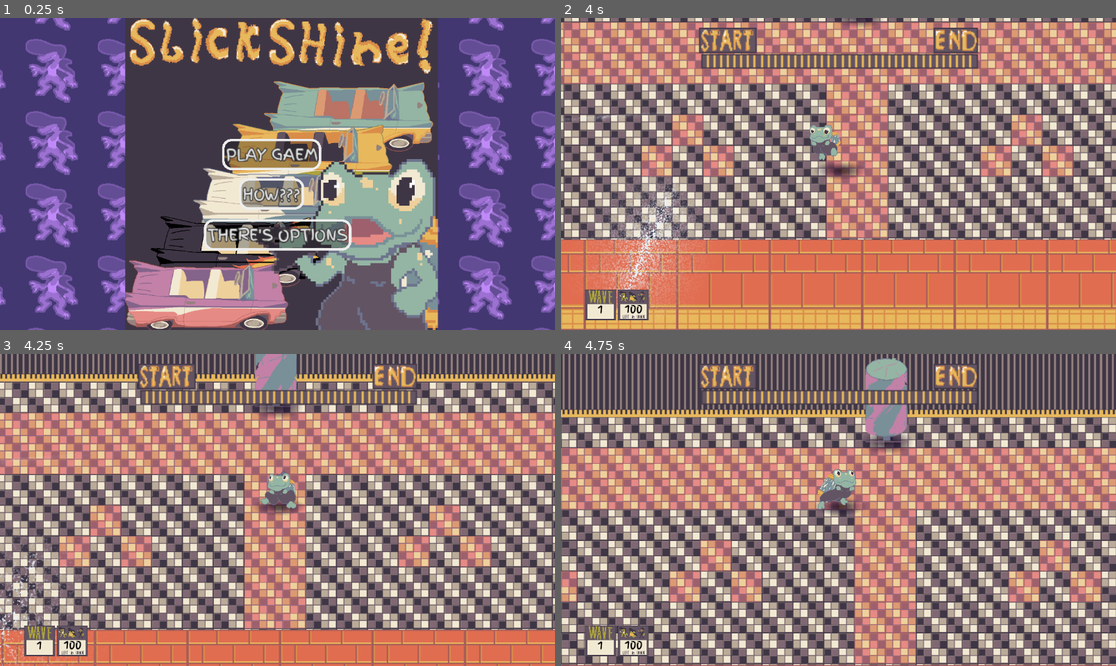
Above: before the commit, frames 1-4 (two rows, left to right).
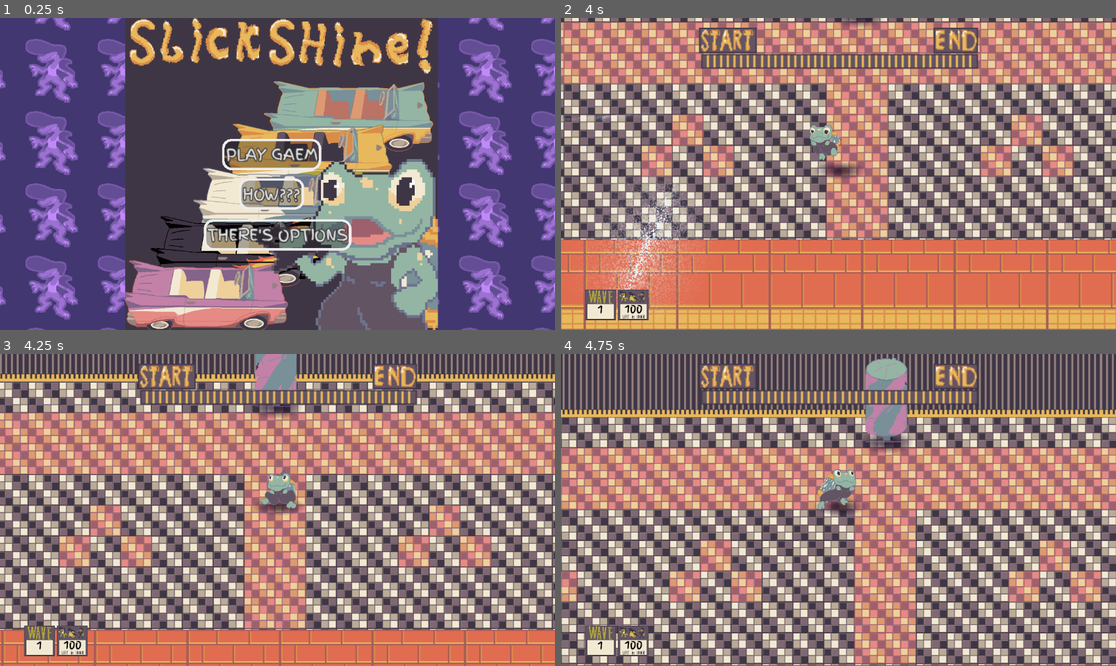
Above: after the commit, the same moments.

Repository: klynicol/crimson_year
Game: Godot game, scene res://scenes/game.tscn
Two runs of this game, one before a commit and one after it. Both use one fixed random seed, a clock stepped at 60 frames per second and the inputs below.
Inputs (mouse positions are in pixels of both pictures, inside the frame that each line leads up to):
- Up to frame 1 (0.25 s): no input
- Up to frame 2 (4 s): click "PLAY GAEM" at 0.5 s; move the mouse to (960, 158) at 1.27 s; hold D (right) 1.28-2.03 s; tap X (attack) at 1.35, 2.1, 3.05, 3.8 s; click (960, 158) at 1.42 s; move the mouse to (727, 189) at 2.02 s; hold S (down) 2.03-2.78 s; move the mouse to (894, 105) at 2.77 s; hold D (right) 2.78-3.53 s; hold Space (dash) 2.78-3.53 s; move the mouse to (810, 236) at 3.52 s; hold W (up) from 3.53 s (still down); click (810, 236) at 3.6 s
- Up to frame 3 (4.25 s): keep holding W (up)
- Up to frame 4 (4.75 s): move the mouse to (1005, 556) at 4.27 s; release W (up) at 4.28 s; hold A (left) from 4.28 s (still down); tap X (attack) at 4.35 s

Frames 1-2 are identical in both runs. In frame 3, 0.5% of the frame differs, in the area x 0-16%, y 33-100%; in frame 4, nothing differs.

Commit message:
Crunch time (#22)
* car damage frames

* scores was a bigger deal than I wanted

* Update game.gd

* hmm

Diff:
--- a/project.godot
+++ b/project.godot
@@ -34,6 +34,9 @@
 enemy_count_label=""
 wave_num_label=""
 car_tracker=""
+car_score_container=""
+retry_button=""
+next_stage_button=""
 
 [gui]
 
--- a/scenes/car.tscn
+++ b/scenes/car.tscn
@@ -85,7 +85,7 @@
 
 [node name="Car" type="CharacterBody2D" unique_id=1920515730]
 collision_layer = 5
-collision_mask = 4
+collision_mask = 0
 motion_mode = 1
 script = ExtResource("1_c35m8")
 
--- a/scenes/game.tscn
+++ b/scenes/game.tscn
@@ -2,6 +2,8 @@
 
 [ext_resource type="Script" uid="uid://br8uo2envse3u" path="res://scripts/game.gd" id="1_lnu2h"]
 [ext_resource type="PackedScene" uid="uid://biwlckbvsdmje" path="res://scenes/world.tscn" id="1_uwrxv"]
+[ext_resource type="PackedScene" uid="uid://dp84ymycgbg8t" path="res://scenes/gui/gui.tscn" id="2_yqjtg"]
+[ext_resource type="PackedScene" uid="uid://bekheq55rmxdh" path="res://scenes/gui/menu.tscn" id="3_lnu2h"]
 [ext_resource type="PackedScene" uid="uid://dp84ymycgbg8t" path="res://scenes/gui.tscn" id="2_yqjtg"]
 [ext_resource type="PackedScene" uid="uid://bekheq55rmxdh" path="res://scenes/menu.tscn" id="3_lnu2h"]
 [ext_resource type="Texture2D" uid="uid://b3r56daoc37r" path="res://assets/sprites/exit.png" id="4_p57ef"]
--- a/scenes/car_element.tscn
+++ b/scenes/gui/car_element.tscn
@@ -2,7 +2,8 @@
 
 [ext_resource type="Texture2D" uid="uid://dj2w66h2qxhwx" path="res://assets/menu_gui/car2.png" id="1_m7alh"]
 [ext_resource type="Theme" uid="uid://bqsb6ctvb748t" path="res://assets/main_theme.tres" id="2_34d7p"]
-[ext_resource type="Script" uid="uid://et4pwp486ak" path="res://scripts/car_element.gd" id="2_c7ct4"]
+[ext_resource type="Script" uid="uid://et4pwp486ak" path="res://scripts/gui/car_element.gd" id="2_c7ct4"]
+[ext_resource type="Texture2D" uid="uid://c11cx5kkdpwg2" path="res://assets/menu_gui/x.png" id="3_1wasx"]
 
 [sub_resource type="StyleBoxFlat" id="StyleBoxFlat_jc2mp"]
 content_margin_left = 2.0
@@ -30,6 +31,15 @@
 stretch_mode = 2
 script = ExtResource("2_c7ct4")
 
+[node name="XTexture" type="TextureRect" parent="." unique_id=1805807585]
+layout_mode = 0
+offset_left = 15.0
+offset_top = 25.999998
+offset_right = 79.0
+offset_bottom = 90.0
+scale = Vector2(0.585, 0.585)
+texture = ExtResource("3_1wasx")
+
 [node name="CarHealthbar" type="ProgressBar" parent="." unique_id=549093907]
 layout_mode = 1
 anchors_preset = -1
--- /dev/null
+++ b/scenes/gui/car_score.tscn
@@ -0,0 +1,21 @@
+[gd_scene format=3 uid="uid://d47i32v7i084"]
+
+[ext_resource type="Texture2D" uid="uid://cbpembt161ahg" path="res://assets/menu_gui/car_0.png" id="1_021wo"]
+[ext_resource type="Script" uid="uid://cyrucxj442u8q" path="res://scripts/gui/car_score.gd" id="2_mgsi2"]
+[ext_resource type="Texture2D" uid="uid://d15b6dhy2dhu6" path="res://assets/menu_gui/gradA.png" id="3_mgsi2"]
+
+[node name="CarScore" type="TextureRect" unique_id=1014687034]
+offset_right = 128.0
+offset_bottom = 128.0
+texture = ExtResource("1_021wo")
+script = ExtResource("2_mgsi2")
+
+[node name="GradeTexture" type="TextureRect" parent="." unique_id=1977262581]
+layout_mode = 0
+offset_left = 33.0
+offset_top = 58.0
+offset_right = 97.0
+offset_bottom = 122.0
+texture = ExtResource("3_mgsi2")
+
+[node name="AudioStreamPlayer" type="AudioStreamPlayer" parent="." unique_id=1286541287]
--- a/scenes/enemy_left_elemtn.tscn
+++ b/scenes/gui/enemy_left_elemtn.tscn
@@ -1,14 +1,14 @@
-[gd_scene format=3 uid="uid://0h71hybe2xdp"]
+[gd_scene format=3 uid="uid://bipyyy7jksdn6"]
 
 [ext_resource type="Texture2D" uid="uid://bd4mafve8wblx" path="res://assets/menu_gui/enemies.png" id="1_4cyo1"]
-[ext_resource type="Script" uid="uid://et4pwp486ak" path="res://scripts/car_element.gd" id="2_nbcc0"]
+[ext_resource type="Script" uid="uid://et4pwp486ak" path="res://scripts/gui/car_element.gd" id="2_ifs0x"]
 [ext_resource type="FontFile" uid="uid://cdcg16qh0f6pk" path="res://assets/FingerPaint-Regular.ttf" id="3_1hjbi"]
 
 [node name="EnemyLeftElement" type="TextureRect" unique_id=1171541582]
 texture_filter = 1
 texture = ExtResource("1_4cyo1")
 stretch_mode = 2
-script = ExtResource("2_nbcc0")
+script = ExtResource("2_ifs0x")
 
 [node name="Label" type="Label" parent="." unique_id=1245253426 groups=["enemy_count_label"]]
 layout_mode = 0
--- a/scenes/gui.tscn
+++ b/scenes/gui/gui.tscn
@@ -1,11 +1,11 @@
 [gd_scene format=3 uid="uid://dp84ymycgbg8t"]
 
-[ext_resource type="Texture2D" uid="uid://bi0bkuveffdha" path="res://assets/menu_gui/Next Stage.png" id="1_efmwq"]
 [ext_resource type="Theme" uid="uid://bqsb6ctvb748t" path="res://assets/main_theme.tres" id="1_ynd5l"]
 [ext_resource type="Texture2D" uid="uid://dvm84e4wgvehn" path="res://assets/sprites/progressbar.png" id="2_b8iy7"]
 [ext_resource type="Script" uid="uid://dxs2blyec4poe" path="res://scripts/car_progress_slider.gd" id="3_jqlde"]
 [ext_resource type="Texture2D" uid="uid://cebsvobpqp2ib" path="res://assets/menu_gui/wave.png" id="4_08a8y"]
 [ext_resource type="Texture2D" uid="uid://bd4mafve8wblx" path="res://assets/menu_gui/enemies.png" id="5_7yii4"]
+[ext_resource type="Script" uid="uid://c7llfweyobbn4" path="res://scripts/gui/car_score_container.gd" id="6_g05bf"]
 
 [node name="Gui" type="CanvasLayer" unique_id=350781755]
 
@@ -87,10 +87,37 @@
 horizontal_alignment = 1
 vertical_alignment = 1
 
-[node name="TextureButton" type="TextureButton" parent="Control" unique_id=2028832143]
-layout_mode = 0
-offset_left = 335.0
-offset_top = 238.0
-offset_right = 835.0
-offset_bottom = 338.0
-texture_normal = ExtResource("1_efmwq")
+[node name="EndWaveContainer" type="MarginContainer" parent="Control" unique_id=1360554129]
+layout_mode = 1
+anchors_preset = 14
+anchor_top = 0.5
+anchor_right = 1.0
+anchor_bottom = 0.5
+offset_bottom = 173.0
+grow_horizontal = 2
+grow_vertical = 2
+
+[node name="VBoxContainer" type="VBoxContainer" parent="Control/EndWaveContainer" unique_id=1550376065]
+layout_mode = 2
+size_flags_vertical = 0
+
+[node name="CarScoreContainer" type="Control" parent="Control/EndWaveContainer/VBoxContainer" unique_id=979627597 groups=["car_score_container"]]
+layout_mode = 2
+size_flags_horizontal = 4
+script = ExtResource("6_g05bf")
+
+[node name="AudioStreamPlayer" type="AudioStreamPlayer" parent="Control/EndWaveContainer/VBoxContainer/CarScoreContainer" unique_id=224272804]
+volume_db = -10.0
+
+[node name="Container2" type="HBoxContainer" parent="Control/EndWaveContainer/VBoxContainer" unique_id=1505950519]
+layout_mode = 2
+size_flags_horizontal = 4
+size_flags_vertical = 4
+
+[node name="Button2" type="Button" parent="Control/EndWaveContainer/VBoxContainer/Container2" unique_id=1016557005 groups=["retry_button"]]
+layout_mode = 2
+text = "Retry Wave"
+
+[node name="Button" type="Button" parent="Control/EndWaveContainer/VBoxContainer/Container2" unique_id=344766680 groups=["next_stage_button"]]
+layout_mode = 2
+text = "Next Wave"
--- a/scripts/car.gd
+++ b/scripts/car.gd
@@ -10,14 +10,17 @@
 
 signal car_died
 signal car_took_damage(damage_amt)
+signal reached_end_checkpoint_signal
 
 var target_position: Vector2
-var car_type: CarType
 var health: int = MAX_HEALTH
 var car_sprite_index: int
+var reached_end_checkpoint: bool = false
+var score_placed: bool = false
 
 @onready var sprite: AnimatedSprite2D = $AnimatedSprite2D
 @onready var hit_box: Area2D = $HitBox
+@onready var collision_shape: CollisionShape2D = $CollisionShape2D
 @onready var audio_stream_player_2d: AudioStreamPlayer2D = $AudioStreamPlayer2D
 
 var car_sfx:= [
@@ -50,6 +53,7 @@
 	sprite.play(str(car_sprite_index))
 
 func _physics_process(delta: float) -> void:
+	_update_car_damage_animation()
 	if Game.paused:
 		return
 	# When moving the car we just gonna blast through any collisions
@@ -57,7 +61,6 @@
 	var direction = (target_position - global_position).normalized()
 	velocity = direction * CAR_SPEED
 	move_and_slide()
-	_update_car_damage_animation()
 
 func _on_hit_box_entered(area: Area2D) -> void:
 	if area.name != "CarDamageProjectile":
@@ -70,23 +73,26 @@
 	target_position = new_target_position
 
 func take_damage(damage: float) -> void:
+	if health <= 0:
+		return
 	health -= damage
 	car_took_damage.emit(damage)
 	if health <= 0:
+		health = 0
 		car_died.emit()
 		#if !audio_stream_player_2d.playing:
 	audio_stream_player_2d.stream = car_sfx.pick_random()
 	audio_stream_player_2d.play()
 
-# update the car damage animation based on the health of the car
-# The damage will change sprite when we are in the middle or the rounding
-# for exmaple, if we have 3 frames, each frame will be 1/3 of the health
-# so the changes would occur at
 func _update_car_damage_animation() -> void:
-	var what = round(health / MAX_HEALTH * SPRITE_DAMAGE_FRAMES)
-	print("what: ", what)
-	var damage_animation_index = SPRITE_DAMAGE_FRAMES - what
-	sprite.frame = damage_animation_index
+	var health_ratio = float(health) / MAX_HEALTH
+	var index: int
+	if health <= 0:
+		index = SPRITE_DAMAGE_FRAMES
+	else:
+		index = int((1.0 - health_ratio) * SPRITE_DAMAGE_FRAMES)
+		index = clampi(index, 0, SPRITE_DAMAGE_FRAMES - 1)
+	sprite.frame = index
 
 #Returns the distance from the end checkpoint
 # relative to the total distance of the track
@@ -97,3 +103,16 @@
 	var total_distance = start_checkpoint.global_position.distance_to(end_checkpoint.global_position)
 	var current_distance = global_position.distance_to(end_checkpoint.global_position)
 	return current_distance / total_distance
+
+# Get grade based on remaining health of the car
+func get_grade() -> String:
+	var health_ratio = float(health) / MAX_HEALTH
+	var index = ceil(health_ratio * float(Game.CAR_GRADES.size())) - 1
+	index = clampi(index, 0, Game.CAR_GRADES.size() - 1)
+	return Game.CAR_GRADES[index]
+
+func on_reached_end_checkpoint() -> void:
+	reached_end_checkpoint_signal.emit()
+	visible = false
+	reached_end_checkpoint = true
+	collision_shape.disabled = true
--- a/scripts/game.gd
+++ b/scripts/game.gd
@@ -1,8 +1,11 @@
 class_name Game extends Node
 
-@onready var next_stage_button: BaseButton = $Gui/Control/TextureButton  # Button (renamed from Label for click)
+@onready var next_stage_button: BaseButton = get_tree().get_first_node_in_group("next_stage_button")
+@onready var retry_button: BaseButton = get_tree().get_first_node_in_group("retry_button")
+@onready var car_score_container: CarScoreContainer = get_tree().get_first_node_in_group("car_score_container")
 @onready var stage: StageManager = $World/Stage
 @onready var character: PlayerController = $World/YSort/Character
+@onready var end_wave_container: Container = $Gui/Control/EndWaveContainer
 
 #music
 const PLAY_MUSIC: bool = true
@@ -13,26 +16,51 @@
 
 var life_time_mob_fragments: int = 0
 
+const CAR_GRADES = [
+	"F",
+	"D",
+	"C",
+	"B",
+	"A",
+	"S",
+];
+
 func _ready() -> void:
-	next_stage_button.visible = false
+	retry_button.pressed.connect(_on_retry_pressed)
 	next_stage_button.pressed.connect(_on_next_stage_pressed)
+	stage.wave_ended.connect(_on_wave_ended)
+	hide_next_stage_prompt()
 	# see below comments for explanation of this dumb thing
 	get_node("Gui/Menu").connect_control_method.connect(_on_connect_control_method)
 	if PLAY_MUSIC:
 		funk.play()
 
+func _on_wave_ended() -> void:
+	print("wave ended")
+	show_next_stage_prompt()
+	car_score_container.reset_and_show_scores()
+
 func show_next_stage_prompt() -> void:
-	next_stage_button.visible = true
+	# next_stage_button.visible = true
+	end_wave_container.visible = true
 
 func hide_next_stage_prompt() -> void:
-	next_stage_button.visible = false
+	# next_stage_button.visible = false
+	end_wave_container.visible = false
 
 func _on_next_stage_pressed() -> void:
-	var stage_manager: StageManager = $World/Stage
-	stage_manager.start_next_wave()
+	stage.start_next_wave()
 	hide_next_stage_prompt()
 	# Wave end had set Game.paused = true; unpause so the next wave can spawn cars/enemies
 	Game.paused = false
+	get_viewport().gui_release_focus()
+
+func _on_retry_pressed() -> void:
+	stage.init_wave(stage.current_wave)
+	hide_next_stage_prompt()
+	# Wave end had set Game.paused = true; unpause so the next wave can spawn cars/enemies
+	Game.paused = false
+	get_viewport().gui_release_focus()
 
 func _on_game_start_pressed() -> void:
 	funk.stop()
@@ -41,6 +69,7 @@
 	stage.init_wave(1)
 	# Release focus from the Play button so Space (dash) doesn't re-trigger this and call prepare_for_wave again
 	get_viewport().gui_release_focus()
+
 # this is probably jank and bad, but because the options_popup doesn't always exist, i have to connect its
 # control_method_changed signal programmatically, and i need this extra signal from menu.gd to tell game.gd
 # when options_popup exists
--- a/scripts/car_element.gd
+++ b/scripts/gui/car_element.gd
@@ -1,6 +1,7 @@
-extends TextureRect
+class_name CarElement extends TextureRect
 
 @onready var car_healthbar: ProgressBar = $CarHealthbar
+@onready var x_texture: TextureRect = $XTexture
 var car: Car
 
 const SPRITE_OPTIONS = [
@@ -13,16 +14,23 @@
 func _ready() -> void:
 	call_deferred("_set_sprite")
 	car.car_took_damage.connect(on_car_took_damage)
+	car.reached_end_checkpoint_signal.connect(_on_reached_end_checkpoint)
+	x_texture.visible = false
 
 func set_sprite(sprite_index: int) -> void:
+	print("setting sprite: ", sprite_index)
 	texture = SPRITE_OPTIONS[sprite_index]
 
 func on_car_took_damage(damage) -> void:
 	car_healthbar.value -= damage
 	if car_healthbar.value <= 0:
-		queue_free()
+		car_healthbar.visible = false
+		x_texture.visible = true
 
 func get_car_progress() -> float:
 	if car == null:
 		return 0.0
 	return car.get_progress()
+
+func _on_reached_end_checkpoint() -> void:
+	queue_free()
--- /dev/null
+++ b/scripts/gui/car_score.gd
@@ -0,0 +1,18 @@
+class_name CarScore extends TextureRect
+
+@onready var grade_texture: TextureRect = $GradeTexture
+@onready var audio_player: AudioStreamPlayer = $AudioStreamPlayer
+
+var grade: String = "F"
+var sound: AudioStream = null
+
+func _ready() -> void:
+	call_deferred("set_grade", grade)
+
+func set_grade(grade: String) -> void:
+	grade_texture.texture = CarScoreContainer.GRADE_TEXTURES_SOUNDS[grade]["texture"]
+	sound = CarScoreContainer.GRADE_TEXTURES_SOUNDS[grade]["sound"]
+
+func play_sound() -> void:
+	audio_player.stream = sound
+	audio_player.play()
--- /dev/null
+++ b/scripts/gui/car_score_container.gd
@@ -0,0 +1,91 @@
+class_name CarScoreContainer extends Control
+
+const SMACK_SOUND = preload("uid://wpjl0y0m0aya")
+const SOUND_DIR = "res://assets/menu_gui/grade_sounds/"
+const GRADE_TEXTURES_SOUNDS = {
+	"F": {"texture": preload("uid://cuowrt4k5q5l7"), "sound": preload(SOUND_DIR + "F.wav")},
+	"D": {"texture": preload("uid://cev50g5tqk8oq"), "sound": preload(SOUND_DIR + "d.wav")},
+	"C": {"texture": preload("uid://dy84o3jrqt33m"), "sound": preload(SOUND_DIR + "c.wav")},
+	"B": {"texture": preload("uid://xl3s5b4q2lvs"), "sound": preload(SOUND_DIR + "b.wav")},
+	"A": {"texture": preload("uid://d15b6dhy2dhu6"), "sound": preload(SOUND_DIR + "a.wav")},
+	"S": {"texture": preload("uid://mnlc4ii738gy"), "sound": preload(SOUND_DIR + "s.wav")},
+}
+
+const RANDOM_SOUNDS = [
+	preload(SOUND_DIR + "smokehere.wav"),
+	preload(SOUND_DIR + "nice ride.wav"),
+	preload(SOUND_DIR + "attack.wav"),
+	preload(SOUND_DIR + "didsheputupafight.wav"),
+]
+
+# Just hack together 2 positions for now
+const POSITIONS = [
+	Vector2(-148, -128),
+	Vector2(20, -128),
+]
+const CAR_SCORE_SCENE = preload("uid://d47i32v7i084")
+
+signal placed_car_score
+
+@onready var audio_player: AudioStreamPlayer = $AudioStreamPlayer
+
+var run_process: bool = false
+var cooldown: float = 0.0
+const COOLDOWN: float = 1
+
+func reset_and_show_scores() -> void:
+	clear_children()
+	for car in get_tree().get_nodes_in_group("cars"):
+		car.score_placed = false
+	run_process = true
+
+func _process(delta: float) -> void:
+	if not run_process:
+		return
+	if cooldown > 0:
+		print("cooldown: ", cooldown)
+		cooldown -= delta
+		return
+	var cars_found: bool = false
+	for car in get_tree().get_nodes_in_group("cars"):
+		print("car: ", car.name, " score placed: ", car.score_placed)
+		if car.score_placed:
+			continue
+		car.score_placed = true
+		var car_score_instance = CAR_SCORE_SCENE.instantiate()
+		car_score_instance.grade = car.get_grade()
+		car_score_instance.texture = CarElement.SPRITE_OPTIONS[car.car_sprite_index]
+		add_child(car_score_instance)
+		first_tween_car_score(car_score_instance)
+		cars_found = true
+		cooldown = COOLDOWN
+		break
+	if not cars_found:
+		run_process = false
+
+#Variant interpolate_value(initial_value: Variant, delta_value: Variant, elapsed_time: float, duration: float, trans_type: TransitionType, ease_type: EaseType) static
+func first_tween_car_score(node: CarScore) -> void:
+	var child_count = get_children().size()
+	var position = POSITIONS[child_count % POSITIONS.size()]
+	node.position = Vector2(-1000, -1000)
+	node.scale = Vector2(1.4, 1.4)
+	var tween = create_tween()
+	tween.set_trans(Tween.TRANS_BOUNCE)
+	tween.set_ease(Tween.EASE_IN)
+	tween.tween_property(node, "position", position, 0.7)
+	tween.finished.connect(second_tween_car_score.bind(node))
+
+func second_tween_car_score(node: CarScore) -> void:
+	var tween = create_tween()
+	tween.tween_property(node, "scale", Vector2(1.0, 1.0), 0.4) \
+		.set_trans(Tween.TRANS_BOUNCE) \
+		.set_ease(Tween.EASE_OUT)
+	audio_player.stream = SMACK_SOUND
+	audio_player.play()
+	node.play_sound()
+	placed_car_score.emit()
+
+func clear_children() -> void:
+	for child in get_children():
+		if child != audio_player:
+			child.queue_free()
--- a/scripts/stage_manager.gd
+++ b/scripts/stage_manager.gd
@@ -14,7 +14,6 @@
 var current_wave: int = 1;
 var wave_mob_fragments: int = 0;
 var car_spawn_index: int = 0;
-var cars: Array[Car] = [];
 var wave_cars_destroyed: int = 0;
 var wave_boss_spawned: bool = false;
 var total_spawned_enemies: int = 0;
@@ -25,8 +24,11 @@
 var car_spawn_cooldown: float = 0.0;
 
 signal boss_spawned(boss: Node)
-
+signal wave_ended
+
+#top bar
 @onready var car_tracker = get_tree().get_first_node_in_group("car_tracker")
+# bottom left
 @onready var enemy_count_label = get_tree().get_first_node_in_group("enemy_count_label")
 @onready var wave_num_label = get_tree().get_first_node_in_group("wave_num_label")
 
@@ -86,7 +88,6 @@
 	current_wave = wave_number;
 	game.life_time_mob_fragments += wave_mob_fragments;
 	wave_mob_fragments = 0;
-	cars = [];
 	car_spawn_index = 0;
 	for element in car_tracker.get_children():
 		element.queue_free()
@@ -98,23 +99,29 @@
 	_spawn_cars(delta)
 	_spawn_enemies(delta)
 	_update_enemy_count_label()
+	check_wave_end()
 
 func _update_enemy_count_label():
 	var enemy_count: int = WAVES_CONFIG[current_wave]["enemy_max_qty"] - wave_mob_fragments;
 	enemy_count_label.text = str(enemy_count);
 
-func _check_wave_end():
-	# Don't count cars that are queued for deletion (queue_free runs at end of frame)
-	var cars: Array[Node] = get_tree().get_nodes_in_group("cars")
-	cars = cars.filter(func(c): return not c.is_queued_for_deletion())
-	if cars.size() == 0:
+func check_wave_end():
+	var all_cars: Array[Node] = get_tree().get_nodes_in_group("cars")
+	var alive_cars: Array[Node] = all_cars.filter(func(c):
+		if c.reached_end_checkpoint:
+			return 	false
+		if c.health <= 0:
+			return false
+		return true
+	)
+	if alive_cars.size() == 0:
 		_end_current_wave()
 
 func _end_current_wave():
 	# Pause wave logic and show "Next Stage" prompt
-	game.show_next_stage_prompt()
 	should_process_wave = false;
 	Game.paused = true
+	wave_ended.emit()
 
 func _spawn_enemies(delta: float):
 	_spawn_greasers(delta)
@@ -193,16 +200,13 @@
 	if checkpoint_id == BOSS_CHECKPOINT_ID and not wave_boss_spawned:
 		_spawn_boss()
 	if checkpoint_id == END_CHECKPOINT_ID:
-		body.queue_free()
-	call_deferred("_check_wave_end")
+		body.on_reached_end_checkpoint()
 
 func _on_mob_died():
 	wave_mob_fragments += 1
 
 func _on_car_died(car: Car):
 	wave_cars_destroyed += 1
-
-
 
 # Called when the player clicks "Next Stage" in the GUI
 func start_next_wave() -> void:
--- a/scripts/water_spray/water_spray_projectile.gd
+++ b/scripts/water_spray/water_spray_projectile.gd
@@ -10,7 +10,7 @@
 const MAX_DAMAGE_REFLECTIONS = 2
 var damage_reflections: int = 0
 
-const MAX_TIME_ALIVE = 0.65
+const MAX_TIME_ALIVE = 0.55
 
 const MAX_SCALE_X = 9.0
 const MAX_SCALE_Y = 18.0
Binary file added: assets/menu_gui/gradD.png
Not shown, added: assets/menu_gui/gradD.png.import
Not shown, added: assets/menu_gui/grade_sounds/F.wav.import
Not shown, added: assets/menu_gui/grade_sounds/Metal_smack-01.wav.import
Not shown, added: assets/menu_gui/grade_sounds/Metal_smack-03.wav.import
Not shown, added: assets/menu_gui/grade_sounds/a.wav.import
Not shown, added: assets/menu_gui/grade_sounds/attack.wav.import
Not shown, added: assets/menu_gui/grade_sounds/b.wav.import
Not shown, added: assets/menu_gui/grade_sounds/c.wav.import
Not shown, added: assets/menu_gui/grade_sounds/d.wav.import
Not shown, added: assets/menu_gui/grade_sounds/didsheputupafight.wav.import
Not shown, added: assets/menu_gui/grade_sounds/homama.wav.import
(and 23 more such lines)
